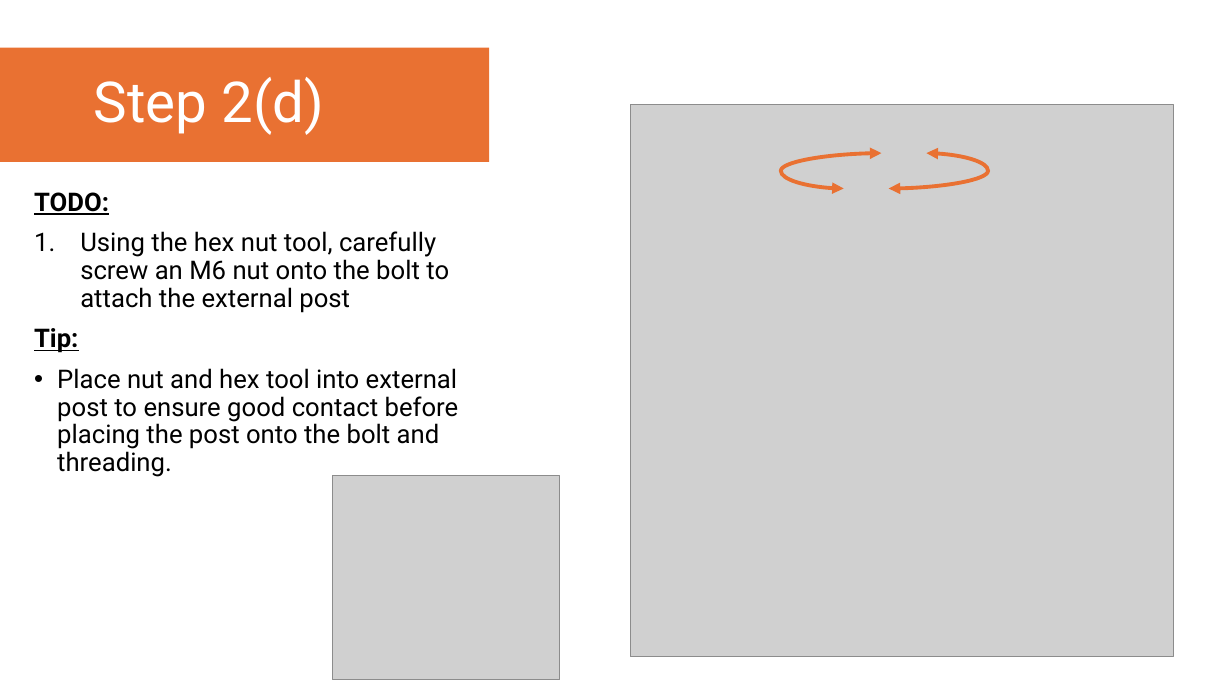
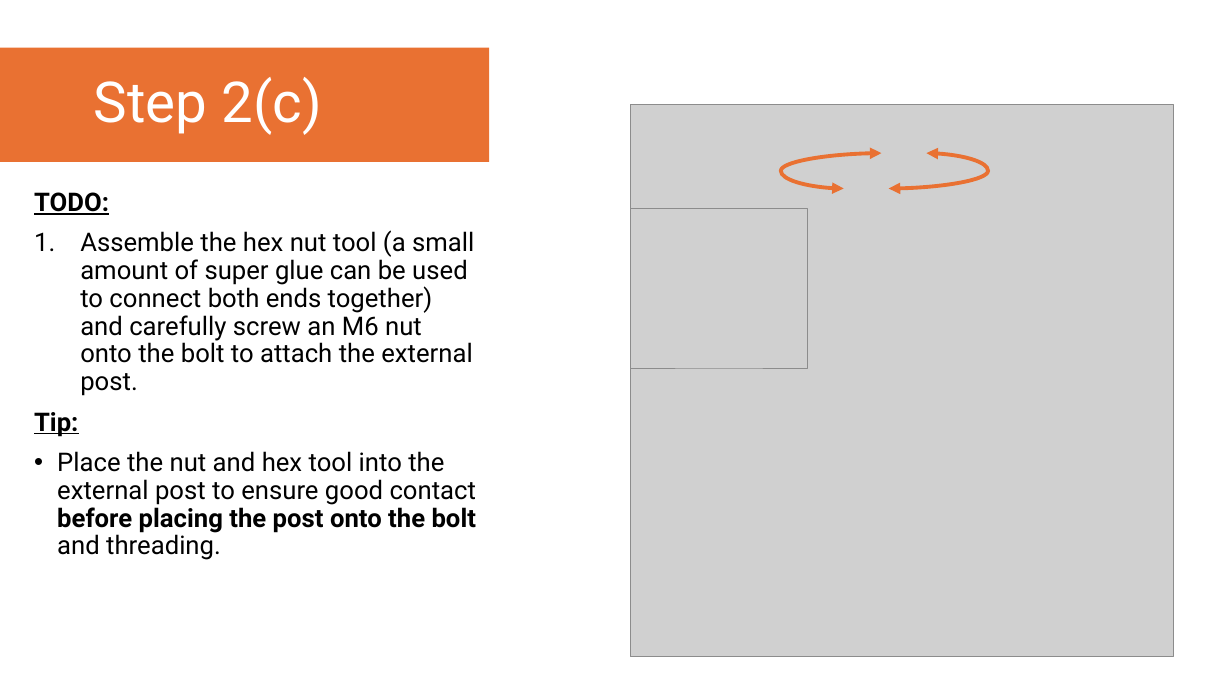
Before and after one commit to YoItsLewis/Open-Fourier-Ptychographic-Microscopy, a slide deck: slide 8 of Assembly Instructions/OpenFPM - Illuminator Assembly Instructions.pptx (slide 9 before the commit). Drawn at 1232x693 pixels with LibreOffice and Linux fonts; fonts in the diff are those of the drawing; grey boxes stand for pictures. Boxes give left, top, right and bottom in pixels: in the first picture for what was removed or moved away, otherwise in the second. Text is boxed around its words. In the diff, an @@ line names an element or a change of style, - is before the commit and + after.

```diff
--- a/Assembly Instructions/OpenFPM - Illuminator Assembly Instructions.pptx
+++ b/Assembly Instructions/OpenFPM - Illuminator Assembly Instructions.pptx
@@ title at <box>94,77,321,135</box>: text changed @@
-Step 2(d)
+Step 2(c)
@@ picture: place and size @@
-picture at <box>333,475,560,679</box>
+picture at <box>630,209,808,369</box>
@@ text at <box>80,230,474,396</box>: text changed @@
-1. Using the hex nut tool, carefully screw an M6 nut onto the bolt to attach the external post
+1. Assemble the hex nut tool (a small amount of super glue can be used to connect both ends together) and carefully screw an M6 nut onto the bolt to attach the external post.
@@ text at <box>57,451,477,560</box>: text changed @@
-• Place nut and hex tool into external post to ensure good contact before placing the post onto the bolt and threading.
+• Place the nut and hex tool into the external post to ensure good contact before placing the post onto the bolt and threading.
```
Also in this commit, not shown: 20 other slides changed, 3 slides removed, 31 other files.
